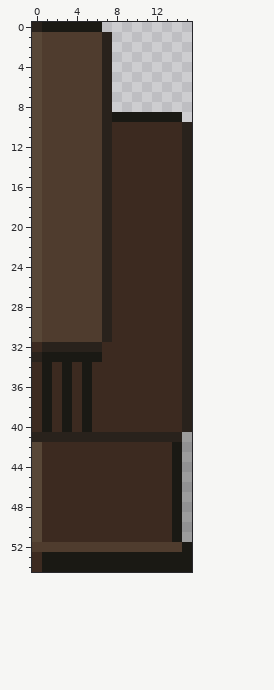
Pixel-art file, stored at art/countertop.aseprite. Above: the version before the commit.
16x55 pixels, 1 frame.
Once edited:
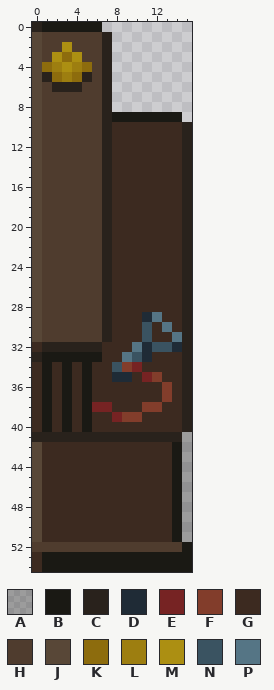
Palette (. is transparent): A #1a191446  B #1a1914  C #29221c  D #1f2b36  E #762323  F #823d2b  G #3c2a20  H #4f3c2e  J #584737  K #8d6c0d  L #9d7e10  M #ac8f12  N #3a5361  P #557585
The commit says: Additional items on countertop
Change:
layer "avaja" added
layer "nöör" added
layer "kell" added
Layers "kell", "nöör", "avaja":
Colour H becomes colour C in row 5 at x 1 and 5; in row 6 at x 2 to 4.
Colour G becomes colour D in row 29 at x 11; in row 32 at x 11 and 14; in row 33 at x 11; in row 35 at x 8 to 9.
Colour G becomes colour E in row 34 at x 10; in row 35 at x 11; in row 38 at x 6 to 7; in row 39 at x 8.
Colour G becomes colour F in row 34 at x 9; in row 35 at x 12; in rows 36 to 37 at x 13; in row 38 at x 11 to 12; in row 39 at x 9 to 10.
Colour H becomes colour K in row 3 at x 3; in row 4 at x 1 and 5; in row 5 at x 2 and 4.
Colour H becomes colour L in row 4 at x 2 and 4; in row 5 at x 3.
Colour H becomes colour M in row 2 at x 3; in row 3 at x 2 and 4; in row 4 at x 3.
Colour G becomes colour N in rows 30 to 31 at x 11; in row 32 at x 12 to 13; in row 33 at x 10; in row 34 at x 8.
Colour G becomes colour P in row 29 at x 12; in row 30 at x 13; in row 31 at x 14; in row 32 at x 10; in row 33 at x 9.
Boxes around the changes in both pictures, in picture pixels (x1, y1, x2, y2):
changed: (42, 42, 92, 92)
changed: (92, 312, 182, 422)
